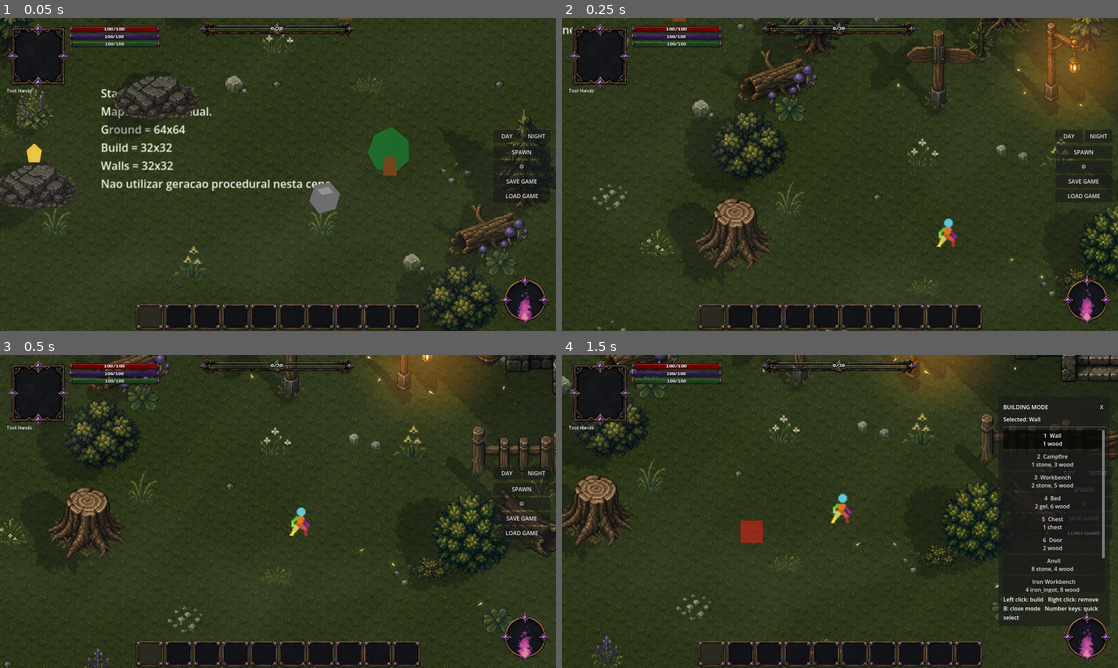
Above: before the commit, frames 1-4 (two rows, left to right).
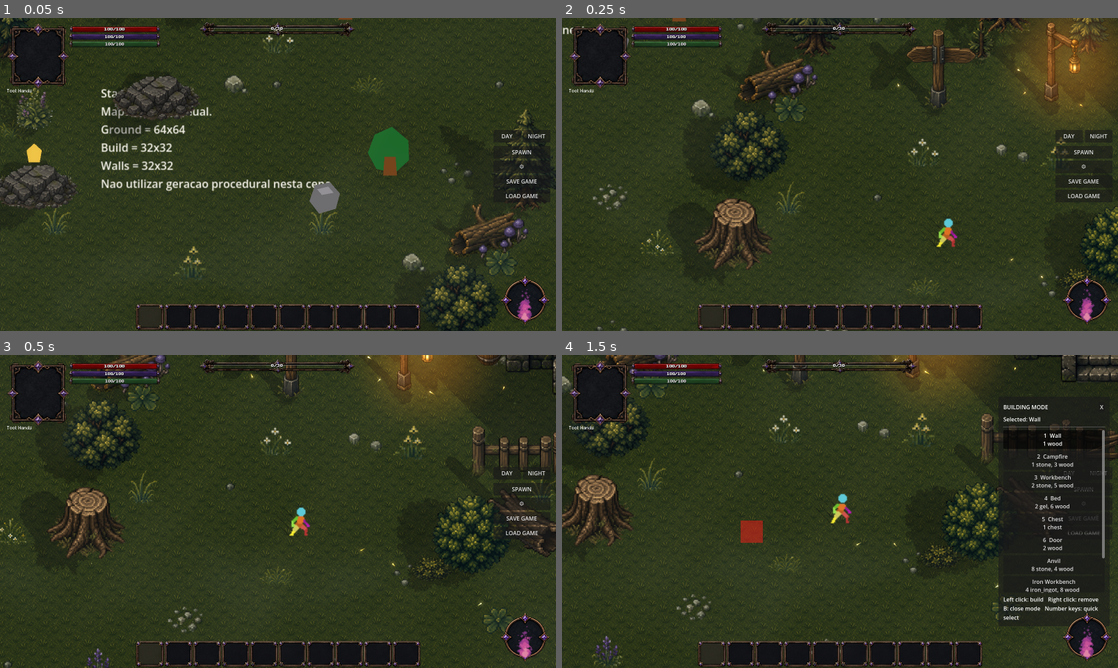
Above: after the commit, the same moments.

Repository: ramonsamagaio/Oathwake-Main
Game: Godot game, scene res://scenes/game/Game.tscn
Same seed, same stepped clock (60 frames per second), same inputs: the game is played once before the commit and once after it. This scene is started directly instead of the project's main scene.
Inputs (mouse positions are in pixels of both pictures, inside the frame that each line leads up to):
- Up to frame 1 (0.05 s): no input
- Up to frame 2 (0.25 s): no input
- Up to frame 3 (0.5 s): no input
- Up to frame 4 (1.5 s): tap Enter at 0.5 s; move the mouse to (962, 495) at 0.52 s; hold D 0.53-1.25 s; tap B at 0.6 s; click (962, 495) at 0.67 s; tap Space at 0.77 s; drag from (728, 527) to (812, 574) at 1.27 s

The runs differ from the first frame. In frame 1, 0.4% of the frame differs, in the area x 0-99%, y 0-100%; in frame 2, 0.3%; in frame 3, 0.4%, in the area x 12-92%, y 14-71%; in frame 4, 0.4%.

Commit message:
Remove the legacy player ellipse shadow

Diff:
--- a/scenes/Player.tscn
+++ b/scenes/Player.tscn
@@ -12,13 +12,6 @@
 [node name="Player" type="CharacterBody2D" unique_id=1085074921]
 position = Vector2(0, -3)
 script = ExtResource("1_player_script")
-
-[node name="GroundShadow" type="Polygon2D" parent="." unique_id=1325074921]
-show_behind_parent = true
-position = Vector2(0, 20.65)
-scale = Vector2(1.45, 0.72)
-color = Color(0, 0, 0, 0.32)
-polygon = PackedVector2Array(-11, -3, -8, -5, -3, -6, 3, -6, 8, -5, 11, -3, 12, 0, 11, 3, 8, 5, 3, 6, -3, 6, -8, 5, -11, 3, -12, 0)
 
 [node name="Body" type="Polygon2D" parent="." unique_id=213101848]
 color = Color(0.22, 0.46, 0.95, 1)
